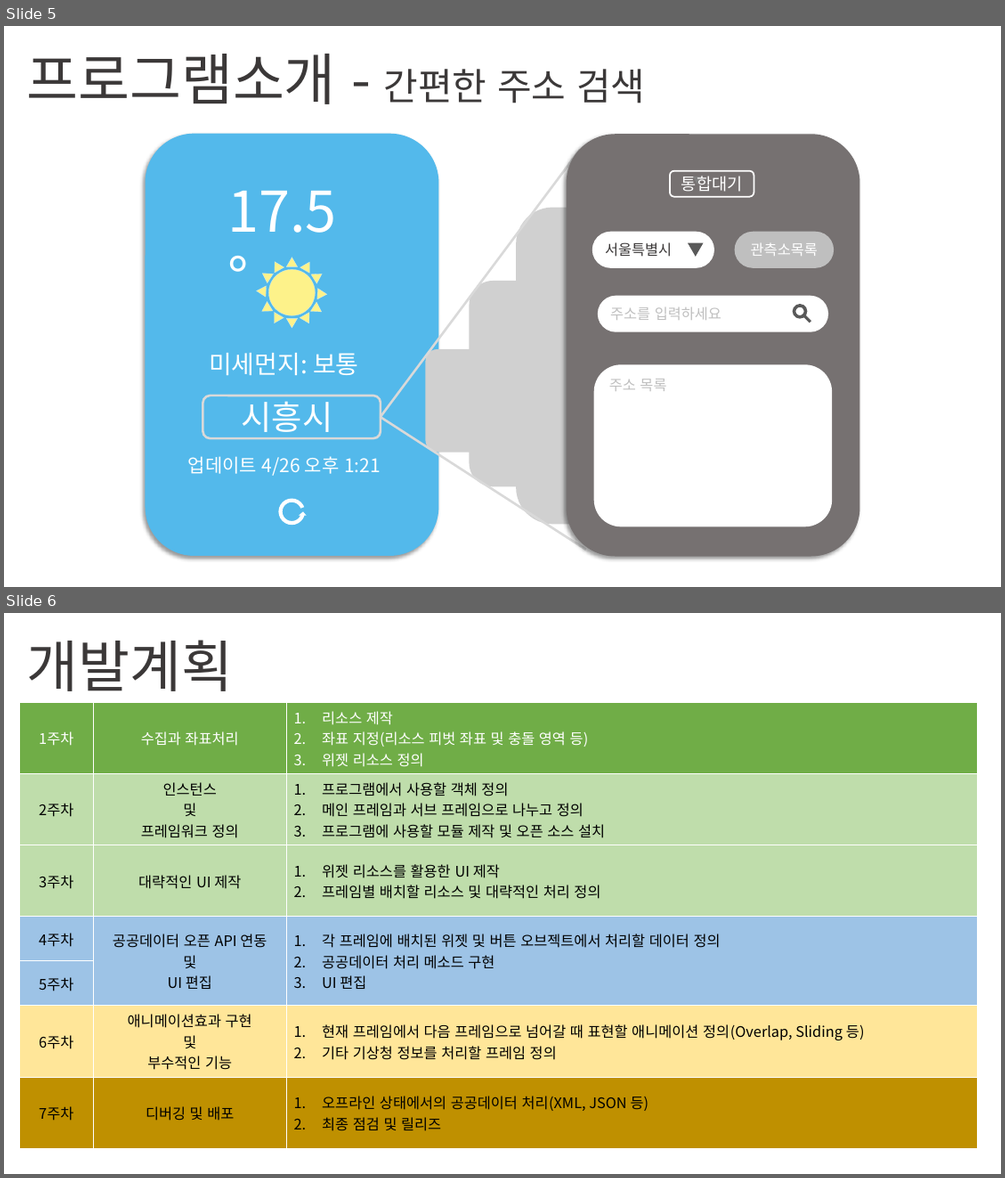
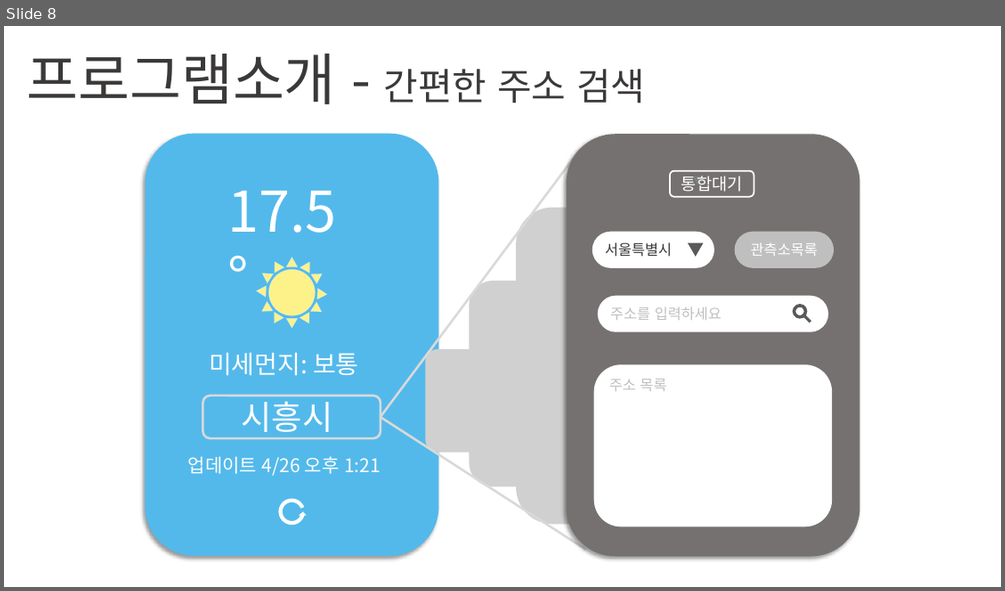
Before and after one commit to mydreamshine/Wetherforecast, a slide deck: PPT/미세한 날씨 리소스 제작.pptx. Shown one above the other, each under a label of ours: slides 5 and 6 before the commit, slide 8 after it. The pictures are 1005x1178 and 1005x591 pixels, drawn with LibreOffice and Linux fonts; fonts in the diff are those of the drawing; grey boxes stand for pictures. Boxes give left, top, right and bottom in pixels: in the first picture for what was removed or moved away, otherwise in the second. Text is boxed around its words. In the diff, an @@ line names an element or a change of style, - is before the commit and + after.

Commit message:
그래픽 리소스 제작

```diff
--- a/PPT/미세한 날씨 리소스 제작.pptx
+++ b/PPT/미세한 날씨 리소스 제작.pptx
@@ slide 6 removed at (x1=4, y1=613, x2=1001, y2=1174), background #FFFFFF @@
@@ text removed at (x1=26, y1=640, x2=233, y2=691) @@
-개발계획
@@ table removed at (x1=20, y1=703, x2=978, y2=1149), 7 rows, 3 columns @@
-1주차 | 수집과 좌표처리 | 리소스 제작 / 좌표 지정(리소스 피벗 좌표 및 충돌 영역 등) / 위젯 리소스 정의
-2주차 | 인스턴스 / 및 / 프레임워크 정의 | 프로그램에서 사용할 객체 정의 / 메인 프레임과 서브 프레임으로 나누고 정의 / 프로그램에 사용할 모듈 제작 및 오픈 소스 설치
-3주차 | 대략적인 UI 제작 | 위젯 리소스를 활용한 UI 제작 / 프레임별 배치할 리소스 및 대략적인 처리 정의
-4주차 | 공공데이터 오픈 API 연동 / 및 / UI 편집 | 각 프레임에 배치된 위젯 및 버튼 오브젝트에서 처리할 데이터 정의 / 공공데이터 처리 메소드 구현 / UI 편집
-5주차 |  | 
-6주차 | 애니메이션효과 구현 / 및 / 부수적인 기능 | 현재 프레임에서 다음 프레임으로 넘어갈 때 표현할 애니메이션 정의(Overlap, Sliding 등) / 기타 기상청 정보를 처리할 프레임 정의
-7주차 | 디버깅 및 배포 | 오프라인 상태에서의 공공데이터 처리(XML, JSON 등) / 최종 점검 및 릴리즈
@@ what was slide 5 is now slide 8 @@
```
Also in this commit, not shown: 2 slides changed, 3 slides added, 39 other files.
